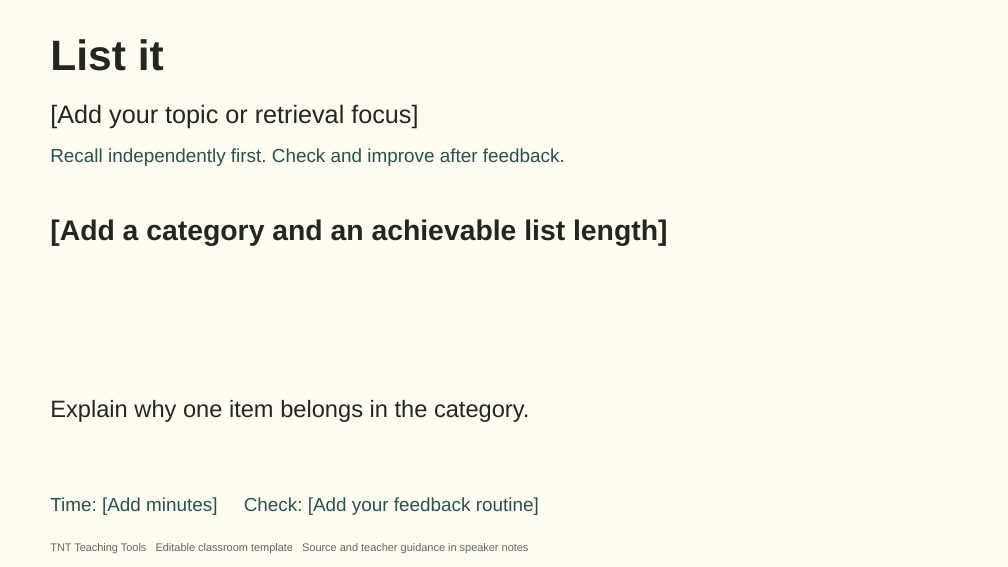
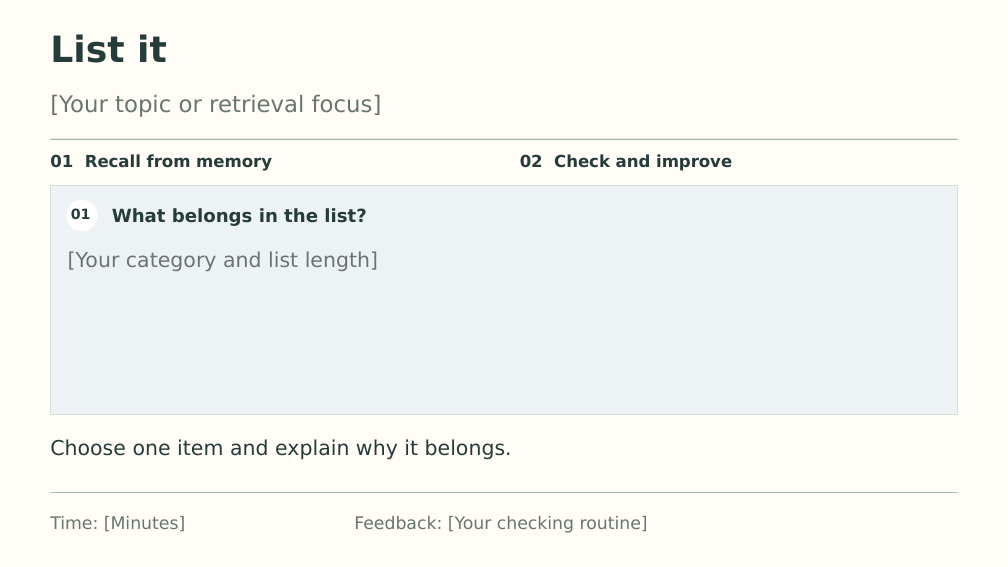
Before and after one commit to tnt-teaching-tools/cold-call-classroom, a slide deck: slide 11 of public/retrieval-powerpoint-templates.pptx. Drawn at 1008x567 pixels with LibreOffice and Linux fonts; fonts in the diff are those of the drawing. Boxes give left, top, right and bottom in pixels: in the first picture for what was removed or moved away, otherwise in the second. Text is boxed around its words. In the diff, an @@ line names an element or a change of style, - is before the commit and + after.

Commit message:
Refresh unbranded retrieval templates and link readable research summaries

```diff
--- a/public/retrieval-powerpoint-templates.pptx
+++ b/public/retrieval-powerpoint-templates.pptx
@@ background #FFFCF2 to #FFFDF5 @@
@@ text "List it" at [50, 34, 167, 63]: size 40.5 to 34.5 pt, font Arial to DejaVu Sans, text colour #242720 to #263C3A @@
@@ text at [50, 94, 382, 117]: text changed; size 24 to 21.8 pt; font Arial to DejaVu Sans; text colour #242720 to #687572 @@
-[Add your topic or retrieval focus]
+[Your topic or retrieval focus]
@@ rectangle added at [51, 138, 958, 140], fill #A9BDB7 @@
@@ text added at [50, 154, 272, 171], 15.8 pt, text #263C3A, bold @@
+01 Recall from memory
@@ text at [520, 154, 732, 171]: text changed; size 18 to 15.8 pt; font Arial to DejaVu Sans; text colour #28534A to #263C3A; bold on @@
-Recall independently first. Check and improve after feedback.
+02 Check and improve
@@ rectangle added at [51, 186, 958, 414], fill #EDF2F5, outline #D4DFDB 0.75 pt @@
@@ ellipse added at [67, 200, 98, 232], fill #FFFFFF @@
@@ text added at [71, 208, 91, 219], 13.5 pt, text #263C3A, bold @@
+01
@@ text added at [112, 208, 366, 226], 17.2 pt, text #263C3A, bold @@
+What belongs in the list?
@@ text at [68, 251, 378, 271]: text changed; size 27 to 19.5 pt; font Arial to DejaVu Sans; text colour #242720 to #687572; bold off @@
-[Add a category and an achievable list length]
+[Your category and list length]
@@ text at [50, 439, 512, 460]: text changed; size 22.5 to 19.5 pt; font Arial to DejaVu Sans; text colour #242720 to #263C3A @@
-Explain why one item belongs in the category.
+Choose one item and explain why it belongs.
@@ text removed at [50, 497, 539, 515] @@
-Time: [Add minutes] Check: [Add your feedback routine]
@@ rectangle added at [51, 492, 958, 493], fill #A9BDB7 @@
@@ text added at [50, 516, 185, 532], 16.5 pt, text #687572 @@
+Time: [Minutes]
@@ text added at [354, 516, 648, 533], 16.5 pt, text #687572 @@
+Feedback: [Your checking routine]
@@ text removed at [50, 543, 529, 553] @@
-TNT Teaching Tools Editable classroom template Source and teacher guidance in speaker notes
```
Also in this commit, not shown: 12 other slides changed, 1 slide added, 1 slide removed, 42 other files.
